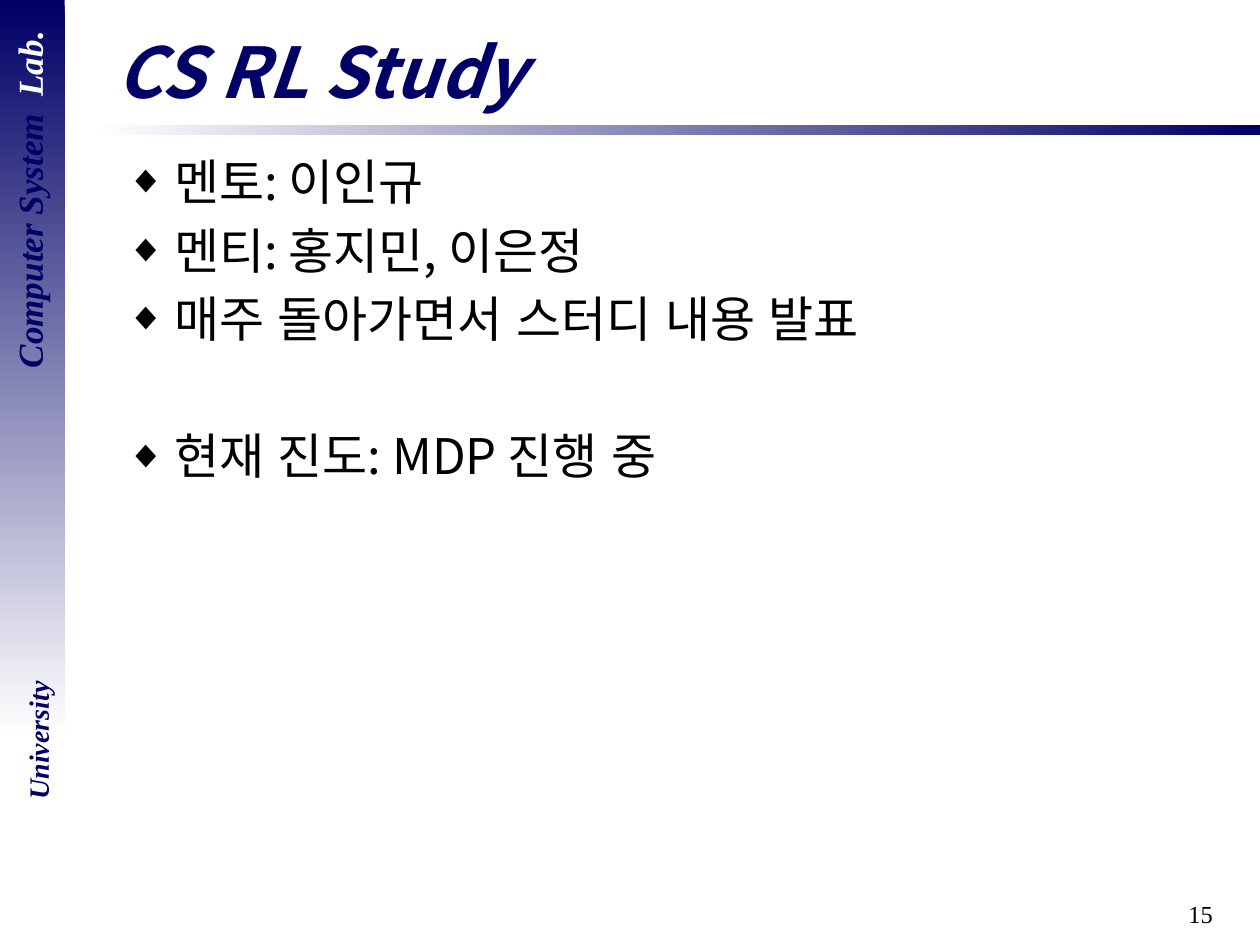
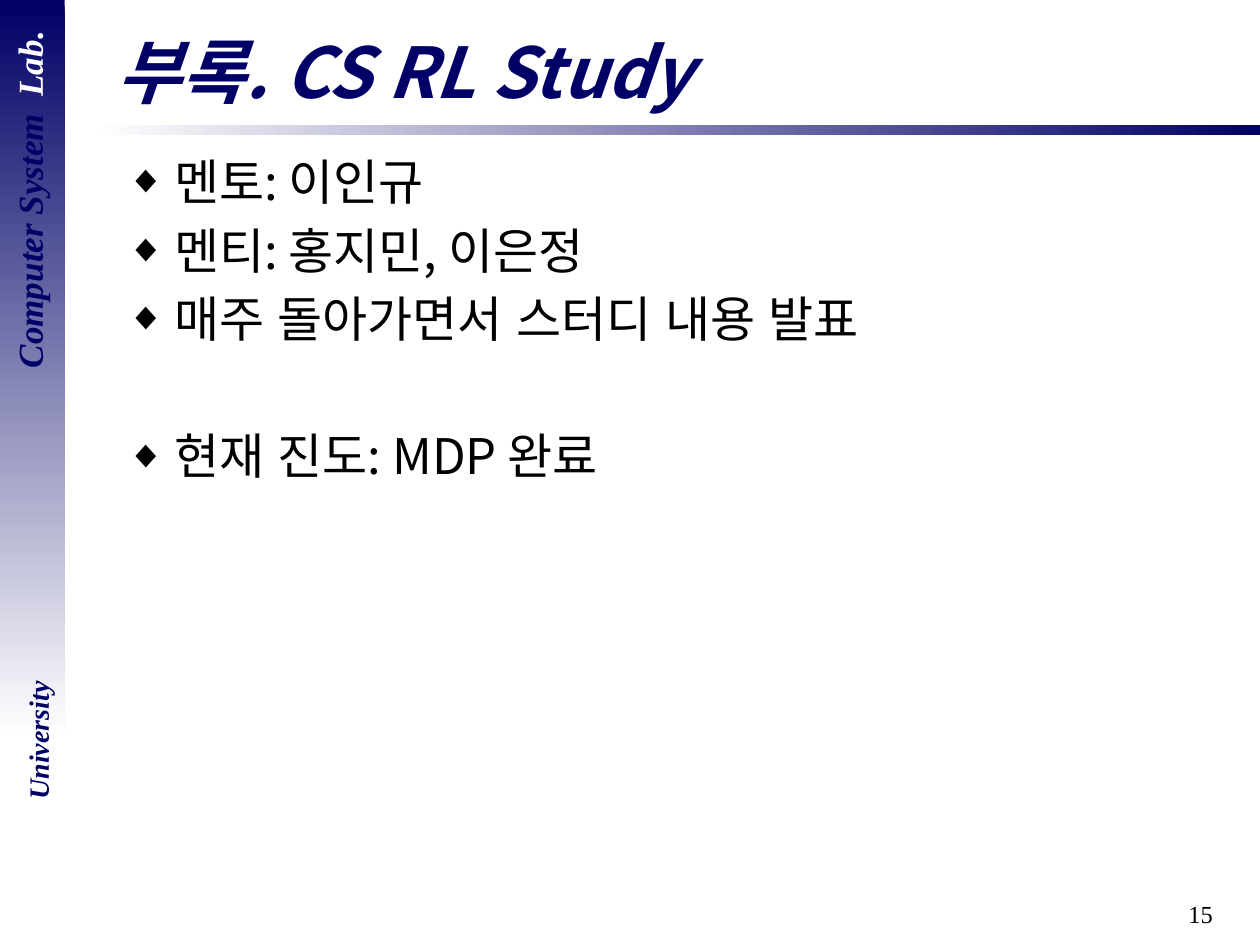
Before and after one commit to DevelopLee20/SNN, a slide deck: slide 15 of cs semina/06_Serogate-1.pptx. Drawn at 1260x945 pixels with LibreOffice and Linux fonts; fonts in the diff are those of the drawing; background and template pictures are left out. Boxes give left, top, right and bottom in pixels: in the first picture for what was removed or moved away, otherwise in the second. Text is boxed around its words. In the diff, an @@ line names an element or a change of style, - is before the commit and + after.

```diff
--- a/cs semina/06_Serogate-1.pptx
+++ b/cs semina/06_Serogate-1.pptx
@@ title at (117, 40, 692, 114): text changed @@
-CS RL Study
+부록. CS RL Study
@@ text at (174, 433, 598, 478): text changed @@
-◆ 현재 진도: MDP 진행 중
+◆ 현재 진도: MDP 완료
```
Also in this commit, not shown: 1 other file.
